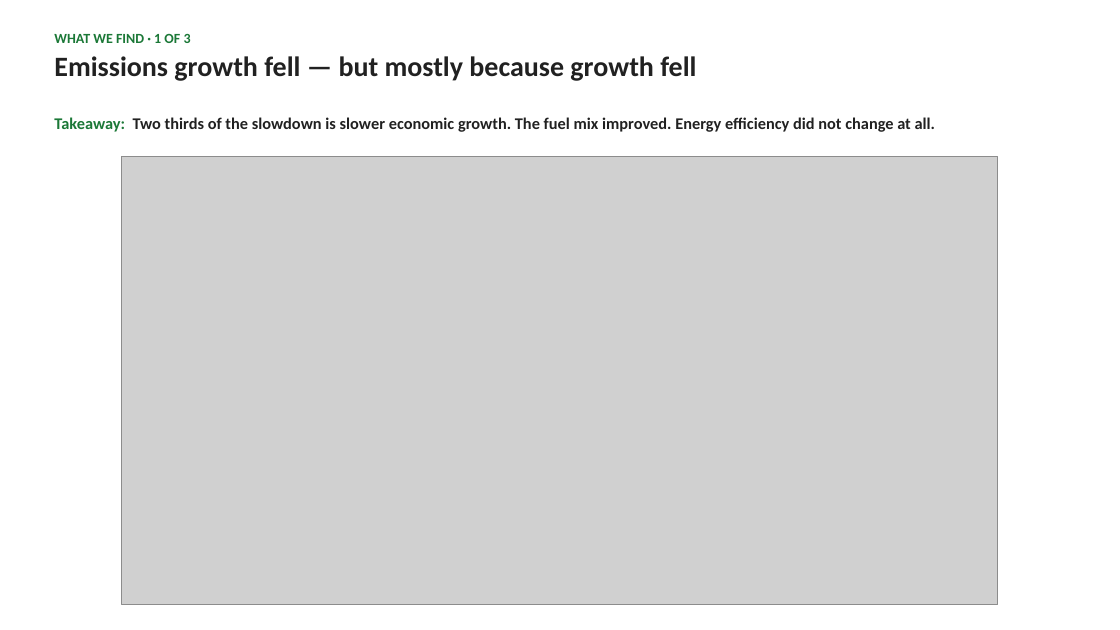
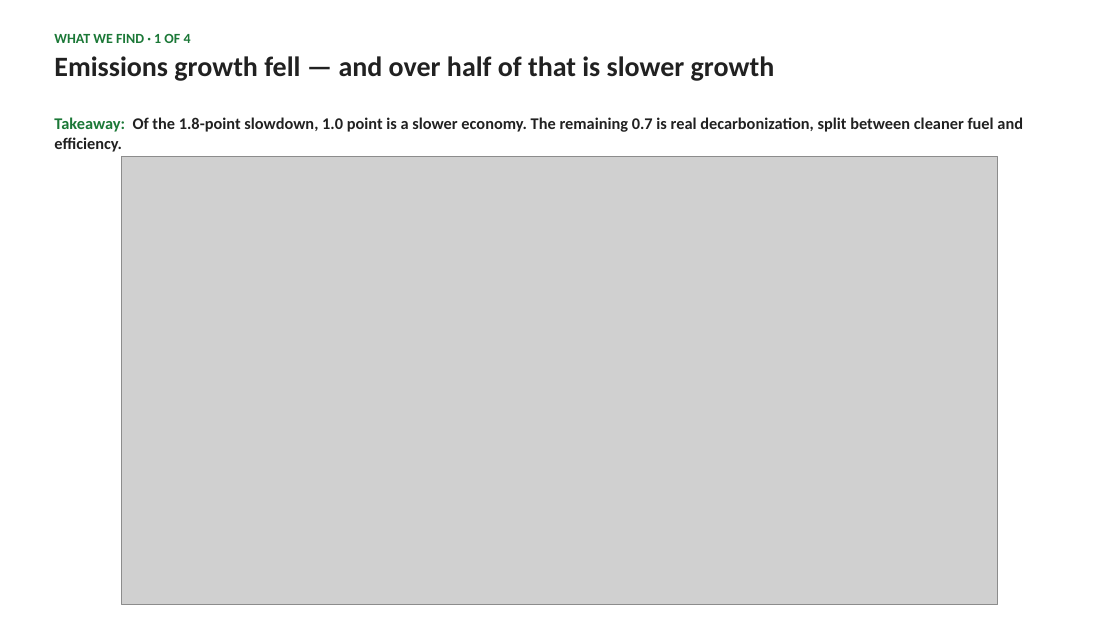
Before and after one commit to cwejnert/HDI-Happiness, a slide deck: slide 5 of carbon_breakpoints_takeaway_figures/paris_at_ten_world_deck.pptx. Drawn at 1120x630 pixels with LibreOffice and Linux fonts; fonts in the diff are those of the drawing; grey boxes stand for pictures. Boxes give left, top, right and bottom in pixels: in the first picture for what was removed or moved away, otherwise in the second. Text is boxed around its words. In the diff, an @@ line names an element or a change of style, - is before the commit and + after.

```diff
--- a/carbon_breakpoints_takeaway_figures/paris_at_ten_world_deck.pptx
+++ b/carbon_breakpoints_takeaway_figures/paris_at_ten_world_deck.pptx
@@ text at <box>54,34,775,81</box>: text changed @@
-WHAT WE FIND · 1 OF 3
-Emissions growth fell — but mostly because growth fell
+WHAT WE FIND · 1 OF 4
+Emissions growth fell — and over half of that is slower growth
@@ text at <box>54,117,1023,152</box>: text changed @@
-Takeaway: Two thirds of the slowdown is slower economic growth. The fuel mix improved. Energy efficiency did not change at all.
+Takeaway: Of the 1.8-point slowdown, 1.0 point is a slower economy. The remaining 0.7 is real decarbonization, split between cleaner fuel and efficiency.
```
Also in this commit, not shown: 8 other slides changed, 1 slide added, 3 other files.
